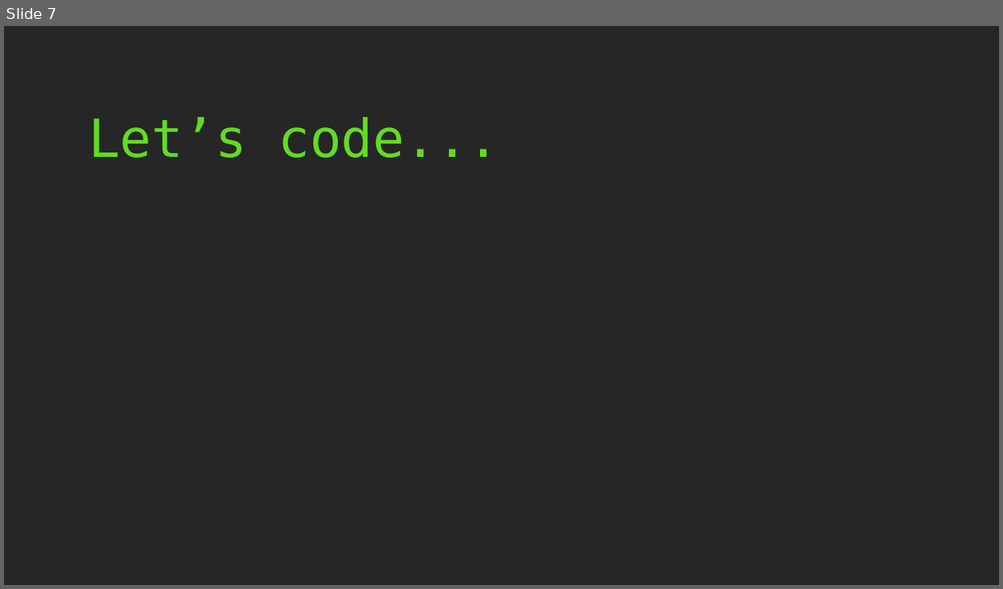
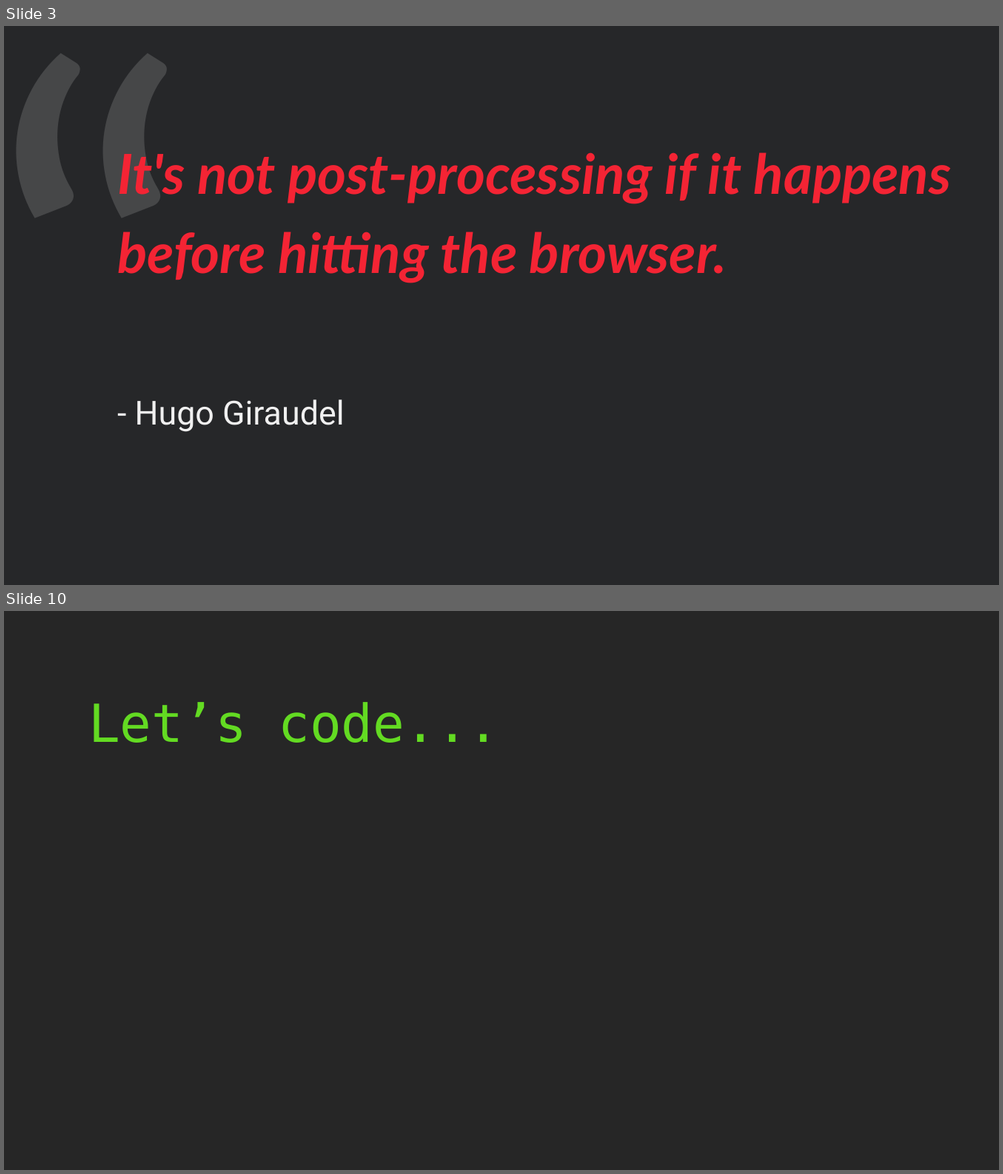
Before and after one commit to mihaeltomic/postcss-presentation, a slide deck: PostCSS.pptx. Shown one above the other, each under a label of ours: slide 7 before the commit, slides 3 and 10 after it; the slides between them are not shown. The pictures are 1003x589 and 1003x1174 pixels, drawn with LibreOffice and Linux fonts; fonts in the diff are those of the drawing; background and template pictures are left out. Boxes give left, top, right and bottom in pixels: in the first picture for what was removed or moved away, otherwise in the second. Text is boxed around its words. In the diff, an @@ line names an element or a change of style, - is before the commit and + after.

```diff
--- a/PostCSS.pptx
+++ b/PostCSS.pptx
@@ slide 3 added at [4,26,999,585], background #FFFFFF @@
@@ rectangle added at [4,26,999,585], fill #262729 @@
@@ text added at [4,26,230,585], 413 pt, text #FFFFFF at 14% opacity @@
+“
@@ title added at [117,153,951,284], 40 pt, text #F42434, bold, italic @@
+It's not post-processing if it happens before hitting the browser.
@@ text added at [135,400,344,432], 24 pt, text #F0F0F0 @@
+- Hugo Giraudel
@@ what was slide 7 is now slide 10 @@
```
Also in this commit, not shown: 5 slides changed, 3 other slides added, 1 slide removed.
